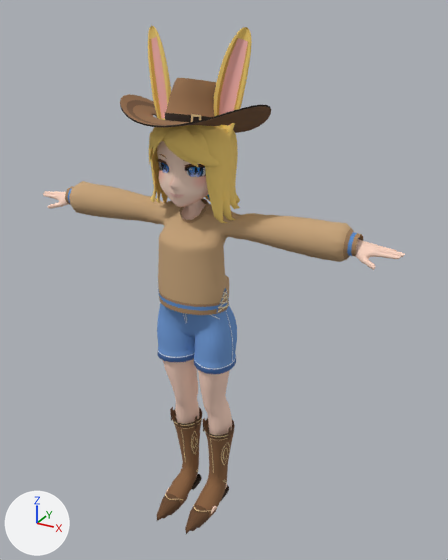
The FBX model Packages/net.wirenook.cass/BlenderExports/cass.fbx, before and after one commit.
Both versions are drawn from a 50 mm lens placed at (1.24, -2.03, 2.18), pointed at (0.09, 0.06, 1.13). Lighting does not change. The marker at lower left points along +X, +Y and +Z. The older version comes first. Where no turn or scale is listed for an object, it has been applied to the vertices. Vertices at exactly the same position are counted once.

The first picture shows 'Body', 'Ears', 'Hair', 'Outfit_Boots', 'Outfit_Hat', 'Outfit_Shorts', 'Outfit_Sweater', 'Skin'.
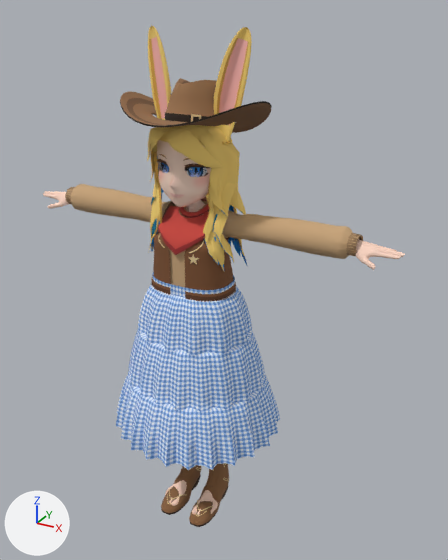
Pixel boxes [x1, y1, x2, y2] of what changed, in the pictures (448 x 560 px; the box of a moved part takes in the faces that stretch with it):
'Outfit_Skirt', added (blue)
    after: [116, 271, 280, 470]
'Outfit_Sweater', reshaped
    before: [65, 181, 363, 315]
    after: [65, 184, 363, 288]
'Hair', reshaped
    before: [149, 125, 240, 223]
    after: [147, 125, 247, 271]
'Outfit_Vest', added (brown)
    after: [151, 197, 236, 302]
'Outfit_Boots', reshaped
    before: [157, 407, 235, 534]
    after: [161, 463, 229, 527]
'Outfit_Hat', reshaped
    before: [120, 78, 271, 133]
    after: [120, 78, 272, 133]
part 1 of me_outfit_boots, rebuilt (17% narrower)
    before: [191, 474, 202, 490]
    after: [192, 474, 201, 490]
part 2 of me_outfit_boots, rebuilt
    before: [221, 485, 229, 501]
    after: [221, 486, 229, 500]
part 3 of me_outfit_boots, moved or reshaped
    before: [157, 407, 235, 534]
    after: [161, 463, 229, 527]
part 4 of me_hair, rebuilt
    before: [149, 131, 153, 147]
    after: [151, 127, 171, 150]
part 5 of me_hair, rebuilt (not visible before)
    after: [150, 145, 154, 182]
part 6 of me_hair, rebuilt (10% shorter)
    before: [149, 127, 171, 165]
    after: [147, 127, 168, 161]
part 7 of me_hair, moved or reshaped
    before: [150, 125, 240, 223]
    after: [148, 128, 247, 271]
'Skin', unchanged, covered by the edit
    before: [43, 191, 405, 514]
    after: [43, 191, 405, 515]
'Outfit_Shorts', unchanged, covered by the edit
    before: [157, 302, 237, 374]

Diff of the bpy script that builds the scene:
```diff
--- a/Packages/net.wirenook.cass/BlenderExports/cass.fbx.py
+++ b/Packages/net.wirenook.cass/BlenderExports/cass.fbx.py
@@ me_hair @@
-me_hair.from_pydata(...)  # 4086 vertices, 4061 faces; spans x -0.174..0.185, y -0.199..0.168, z 1.428..1.826
+me_hair.from_pydata(...)  # 4066 vertices, 3938 faces; spans x -0.204..0.205, y -0.199..0.212, z 1.163..1.819
+# me_hair part 4: the loose piece of 113 vertices spanning x -0.11..-0.025, y -0.177..-0.096, z 1.7..1.788 is rebuilt with 113 vertices and now spans x -0.09..-0.022, y -0.196..-0.103, z 1.698..1.789
+# me_hair part 5: the loose piece of 113 vertices spanning x -0.152..-0.054, y -0.124..-0.066, z 1.552..1.792 is rebuilt with 113 vertices and now spans x -0.153..-0.061, y -0.125..-0.062, z 1.55..1.792
+# me_hair part 6: the loose piece of 113 vertices spanning x -0.144..-0.01, y -0.187..-0.092, z 1.625..1.795 is rebuilt with 113 vertices and now spans x -0.166..-0.023, y -0.188..-0.088, z 1.636..1.794
+# me_hair part 7: 2 vertices moved within x -0.014..0.028, y -0.174..0.142, z 1.507..1.758; 3350 vertices removed from x -0.174..0.185, y -0.199..0.168, z 1.428..1.826; 3330 vertices added at x -0.204..0.205, y -0.199..0.212, z 1.163..1.794
+# other edits to the shape of me_hair do not show in these pictures
 me_hair.materials.append(mat_cass)
@@ me_outfit_sweater @@
-me_outfit_sweater.from_pydata(...)  # 3184 vertices, 4916 faces; spans x -0.663..0.663, y -0.155..0.08, z 1.054..1.488
+me_outfit_sweater.from_pydata(...)  # 3637 vertices, 4989 faces; spans x -0.663..0.663, y -0.152..0.07, z 1.072..1.487
+# me_outfit_sweater part 8: 13 vertices moved within x -0.201..0.201, y -0.148..-0.002, z 1.333..1.455; 2922 vertices removed from x -0.663..0.663, y -0.155..0.08, z 1.054..1.488; 3455 vertices added at x -0.663..0.663, y -0.152..0.07, z 1.072..1.487
+# other edits to the shape of me_outfit_sweater do not show in these pictures
 me_outfit_sweater.materials.append(mat_cass)
@@ me_outfit_hat @@
-me_outfit_hat.from_pydata(...)  # 929 vertices, 894 faces; spans x -0.285..0.285, y -0.273..0.243, z 1.707..1.95
+me_outfit_hat.from_pydata(...)  # 929 vertices, 894 faces; spans x -0.285..0.285, y -0.273..0.243, z 1.707..1.94
+# me_outfit_hat part 9: 553 of 929 vertices moved; they spanned x -0.285..0.285, y -0.258..0.232, z 1.719..1.95 and now span x -0.285..0.285, y -0.258..0.232, z 1.72..1.94; mean shift (0.0, 0.0, 0.001); largest move (0.0, 0.125, 1.909) -> (0.0, 0.121, 1.889)
 me_outfit_hat.materials.append(mat_cass)
@@ me_outfit_boots @@
-me_outfit_boots.from_pydata(...)  # 1678 vertices, 1282 faces; spans x -0.158..0.158, y -0.277..0.085, z 0.0..0.451
+me_outfit_boots.from_pydata(...)  # 2334 vertices, 1708 faces; spans x -0.158..0.158, y -0.213..0.097, z 0.0..0.443
+# me_outfit_boots part 1: the loose piece of 36 vertices spanning x -0.117..-0.039, y -0.018..0.071, z 0.0..0.036 is rebuilt with 84 vertices and now spans x -0.116..-0.041, y -0.014..0.073, z 0.0..0.043
+# me_outfit_boots part 2: the loose piece of 36 vertices spanning x 0.039..0.117, y -0.018..0.071, z 0.0..0.036 is rebuilt with 84 vertices and now spans x 0.041..0.116, y -0.014..0.073, z 0.0..0.043
+# me_outfit_boots part 3: 1166 vertices removed from x -0.158..0.158, y -0.277..0.085, z 0.0..0.451; 1654 vertices added at x -0.158..0.158, y -0.213..0.097, z 0.0..0.443
+# other edits to the shape of me_outfit_boots do not show in these pictures
 me_outfit_boots.materials.append(mat_cass)
@@ ob_outfit_vest @@
+ob_outfit_vest = bpy.data.objects.new('Outfit_Vest', me_outfit_vest)  # 2320 vertices, 3316 faces; spans x -0.183..0.183, y -0.168..0.085, z 1.082..1.486; in mat_cass (picture img_cass_atlas_png)
+ob_outfit_vest.location = (0.0, 0.0, 0.0)
@@ ob_outfit_skirt @@
+ob_outfit_skirt = bpy.data.objects.new('Outfit_Skirt', me_outfit_skirt)  # 2827 vertices, 3370 faces; spans x -0.378..0.378, y -0.386..0.33, z 0.464..1.172; in mat_cass (picture img_cass_atlas_png)
+ob_outfit_skirt.location = (0.0, 0.0, 0.0)
```
